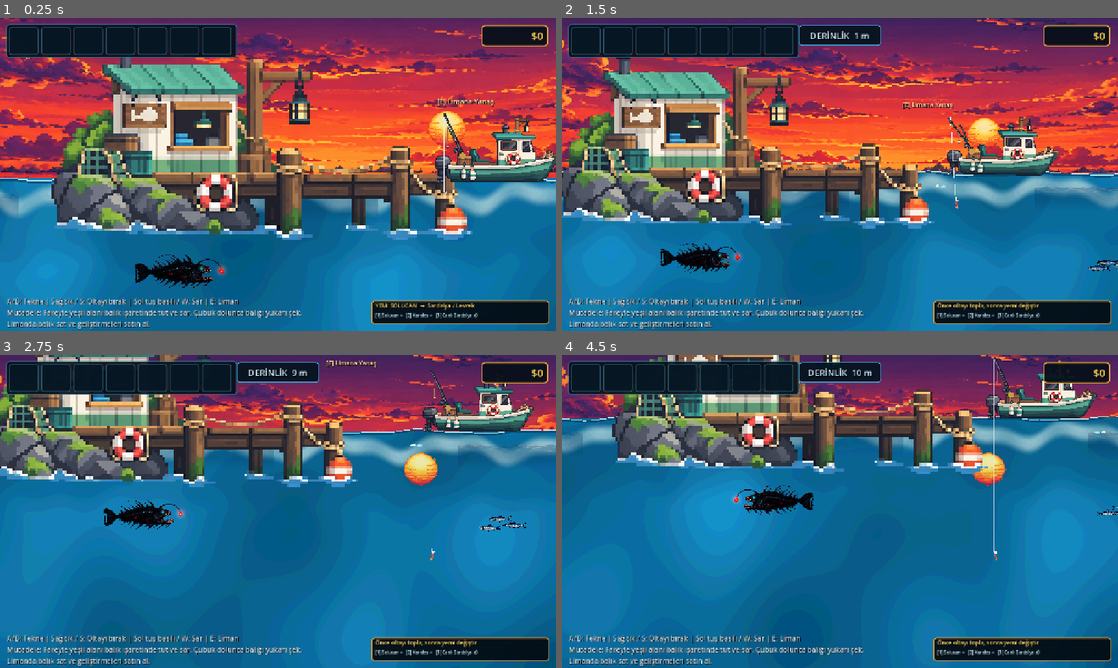
Above: before the commit, frames 1-4 (two rows, left to right).
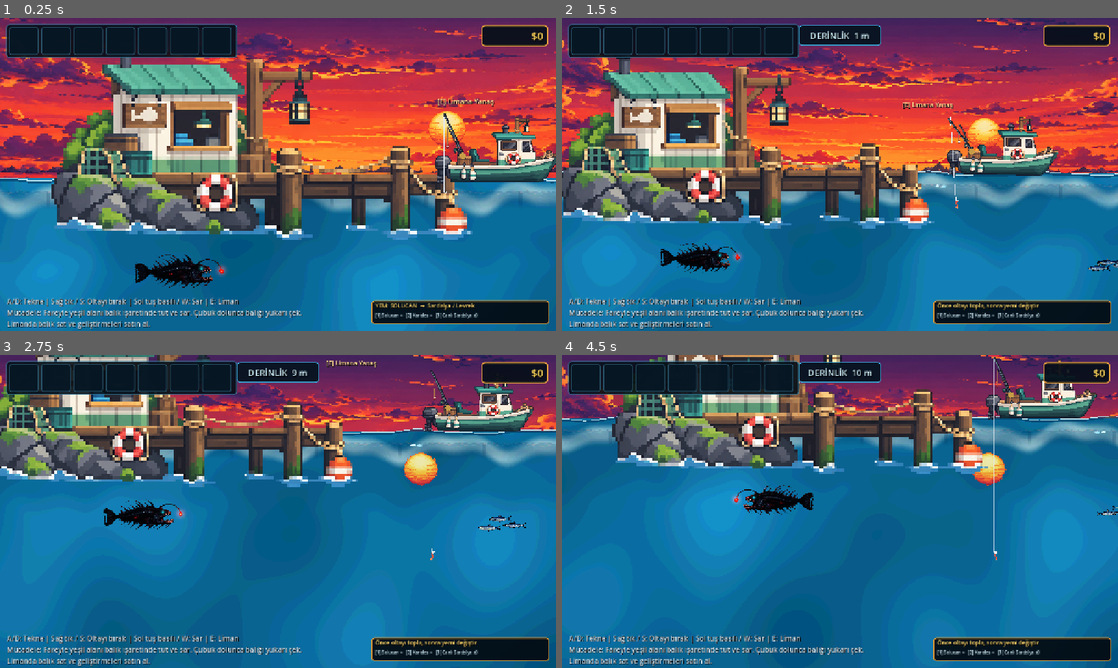
Above: after the commit, the same moments.

Repository: mirackayademir/TinyFisher
Game: Godot game, scene res://scenes/world.tscn
Two runs of this game, one before a commit and one after it. Both use one fixed random seed, a clock stepped at 60 frames per second and the inputs below.
Inputs (mouse positions are in pixels of both pictures, inside the frame that each line leads up to):
- Up to frame 1 (0.25 s): no input
- Up to frame 2 (1.5 s): tap Enter at 0.5 s; move the mouse to (962, 158) at 0.52 s; hold D (move_right) 0.53-1.28 s; tap E (dock) at 0.6 s; click (962, 158) at 0.67 s; move the mouse to (728, 190) at 1.27 s; hold S from 1.28 s (still down); tap 1 at 1.35 s
- Up to frame 3 (2.75 s): move the mouse to (333, 442) at 2.02 s; release S at 2.03 s; hold D (move_right) from 2.03 s (still down); tap 2 at 2.1 s
- Up to frame 4 (4.5 s): move the mouse to (812, 574) at 2.77 s; release D (move_right) at 2.78 s; hold W 2.78-3.53 s; tap 3 at 2.85 s; click (812, 574) at 2.92 s; move the mouse to (1006, 558) at 3.52 s; hold A (move_left) from 3.53 s (still down); tap E (dock) at 3.6 s; move the mouse to (673, 464) at 4.27 s; tap 1 at 4.35 s

The runs differ from the first frame. In frame 1, 0.5% of the frame differs, in the area x 0-100%, y 54-62%; in frame 2, 0.4%; in frame 3, 0.5%; in frame 4, 0.5%, in the area x 0-100%, y 23-30%.

Commit message:
Fix ocean surface texture tiling

Diff:
--- a/scenes/environment_layers.gd
+++ b/scenes/environment_layers.gd
@@ -10,14 +10,9 @@
 const WORLD_LEFT_X: float = -1000.0
 const WORLD_RIGHT_X: float = 11000.0
 
-# Sky assetinin en altindaki sert bant kirpilir; kalan ufuk bandi da
-# denizin arkasina sokularak su cizgisinin altinda gizlenir.
 const SKY_BOTTOM_CROP_PX: float = 14.0
 const SKY_WATER_OVERLAP_PX: float = 42.0
 
-# Siralama: eski shader gokyuzu en arkada, yeni sky onun ustunde,
-# Horizon sky'in ustunde fakat Water'in arkasinda kalir.
-# OceanSurface ise mevcut Water'in ustunde sadece ince, yari saydam bir yuzey dokusudur.
 const Z_LEGACY_SKY: int = -11
 const Z_SKY_BASE: int = -10
 const Z_SUN: int = -7
@@ -53,7 +48,7 @@
 func _ready() -> void:
 	process_mode = Node.PROCESS_MODE_ALWAYS
 	_rng.seed = DECOR_SEED
-	print("ENVIRONMENT LAYERS V9: GORSEL 4/36 OCEAN SURFACE EKLENDI")
+	print("ENVIRONMENT LAYERS V10: OCEAN SURFACE GORUNUR ALAN KIRPILDI")
 
 
 func _process(_delta: float) -> void:
@@ -90,7 +85,7 @@
 	_build_sun_only()
 	_build_horizon_only()
 	_build_ocean_surface_only()
-	print("ENVIRONMENT: SKY + SUN + HORIZON + OCEAN SURFACE aktif - 4/36")
+	print("ENVIRONMENT: 4/36 aktif")
 
 
 func _prepare_base_layer_order() -> void:
@@ -125,9 +120,7 @@
 	_register_layer("LandmarkDecorLayer", _ensure_node2d(underwater_layers, "LandmarkDecorLayer", Z_LANDMARK_DECOR))
 	_register_layer("ForegroundDecorLayer", _ensure_node2d(underwater_layers, "ForegroundDecorLayer", Z_FOREGROUND_DECOR))
 	_register_layer("ParticleLayer", _ensure_node2d(underwater_layers, "ParticleLayer", Z_PARTICLES))
-
-	var runtime_decor: Node2D = _ensure_node2d(_environment_root, "RuntimeDecor", 0)
-	_register_layer("RuntimeDecor", runtime_decor)
+	_register_layer("RuntimeDecor", _ensure_node2d(_environment_root, "RuntimeDecor", 0))
 
 
 # -----------------------------------------------------------------------------
@@ -149,39 +142,17 @@
 
 	var cropped_texture: AtlasTexture = AtlasTexture.new()
 	cropped_texture.atlas = source_texture
-	cropped_texture.region = Rect2(
-		0.0,
-		0.0,
-		source_size.x,
-		source_size.y - SKY_BOTTOM_CROP_PX
-	)
+	cropped_texture.region = Rect2(0.0, 0.0, source_size.x, source_size.y - SKY_BOTTOM_CROP_PX)
 
 	var texture_size: Vector2 = cropped_texture.get_size()
-	if texture_size.x <= 0.0 or texture_size.y <= 0.0:
-		return
-
 	var root: Node2D = Node2D.new()
 	root.name = "SkyBaseArt"
 	layer.add_child(root)
 
 	var target_height: float = 860.0
 	var scale_factor: float = target_height / texture_size.y
-	var center_y: float = WATER_SURFACE_Y + SKY_WATER_OVERLAP_PX - (target_height * 0.5)
-	var tile_width: float = maxf(texture_size.x * scale_factor, 1.0)
-	var x: float = WORLD_LEFT_X + tile_width * 0.5
-	var tile_index: int = 0
-
-	while x < WORLD_RIGHT_X + tile_width * 0.5:
-		var sprite: Sprite2D = Sprite2D.new()
-		sprite.name = "Tile_%02d" % tile_index
-		sprite.texture = cropped_texture
-		sprite.texture_filter = CanvasItem.TEXTURE_FILTER_NEAREST
-		sprite.position = Vector2(x, center_y)
-		sprite.scale = Vector2.ONE * scale_factor
-		root.add_child(sprite)
-
-		x += tile_width - 1.0
-		tile_index += 1
+	var center_y: float = WATER_SURFACE_Y + SKY_WATER_OVERLAP_PX - target_height * 0.5
+	_add_tiled_strip(root, cropped_texture, scale_factor, center_y, null, 1.0)
 
 
 # -----------------------------------------------------------------------------
@@ -201,9 +172,7 @@
 	if texture_size.x <= 0.0 or texture_size.y <= 0.0:
 		return
 
-	var max_size: Vector2 = Vector2(120.0, 120.0)
-	var fit_scale: float = minf(max_size.x / texture_size.x, max_size.y / texture_size.y)
-
+	var fit_scale: float = minf(120.0 / texture_size.x, 120.0 / texture_size.y)
 	var sprite: Sprite2D = Sprite2D.new()
 	sprite.name = "SunArt"
 	sprite.texture = texture
@@ -235,85 +204,106 @@
 	root.name = "HorizonLandArt"
 	layer.add_child(root)
 
-	# Uzak karanin tabani su cizgisinin 22 px altina iner.
-	# Horizon Water'in arkasinda oldugu icin alt kisim su tarafindan temizce ortulur.
 	var target_height: float = 72.0
 	var scale_factor: float = target_height / texture_size.y
+	var center_y: float = WATER_SURFACE_Y - target_height * 0.5 + 22.0
+	_add_tiled_strip(root, texture, scale_factor, center_y, null, 1.0, Color(0.78, 0.80, 0.92, 0.82))
+
+
+# -----------------------------------------------------------------------------
+# GORSEL 4 / 36 - OCEAN SURFACE BASE
+# -----------------------------------------------------------------------------
+
+func _build_ocean_surface_only() -> void:
+	var layer: Node2D = get_layer("OceanSurfaceLayer")
+	if layer == null or layer.get_node_or_null("OceanSurfaceArt") != null:
+		return
+
+	var source_texture: Texture2D = _load_texture(OCEAN_SURFACE_TEXTURE_PATH)
+	if source_texture == null:
+		return
+
+	# PNG 2048x256 bir tuval fakat asil dalga dokusu bunun sadece bir bolumunu kullaniyor.
+	# Eski kod tum tuvali olceklendirdigi icin ekranda tek bir dikdortgen yama gorunuyordu.
+	# Burada PNG'nin gercek, alfa iceren bolgesini otomatik bulup yalniz onu tekrarliyoruz.
+	var source_image: Image = source_texture.get_image()
+	if source_image == null or source_image.is_empty():
+		return
+
+	var used_rect: Rect2i = source_image.get_used_rect()
+	if used_rect.size.x <= 0 or used_rect.size.y <= 0:
+		return
+
+	var cropped_texture: AtlasTexture = AtlasTexture.new()
+	cropped_texture.atlas = source_texture
+	cropped_texture.region = Rect2(
+		Vector2(used_rect.position),
+		Vector2(used_rect.size)
+	)
+
+	var visible_size: Vector2 = cropped_texture.get_size()
+	if visible_size.x <= 0.0 or visible_size.y <= 0.0:
+		return
+
+	var root: Node2D = Node2D.new()
+	root.name = "OceanSurfaceArt"
+	layer.add_child(root)
+
+	var fade_shader: Shader = Shader.new()
+	fade_shader.code = (
+		"shader_type canvas_item;\n"
+		+ "uniform float opacity = 0.22;\n"
+		+ "void fragment() {\n"
+		+ "    vec4 tex = texture(TEXTURE, UV);\n"
+		+ "    float top_soft = smoothstep(0.0, 0.10, UV.y);\n"
+		+ "    float bottom_soft = 1.0 - smoothstep(0.60, 1.0, UV.y);\n"
+		+ "    COLOR = vec4(tex.rgb, tex.a * top_soft * bottom_soft * opacity);\n"
+		+ "}\n"
+	)
+
+	var fade_material: ShaderMaterial = ShaderMaterial.new()
+	fade_material.shader = fade_shader
+
+	# Doku dalga cizgisinin hemen altinda ince bir bant olarak butun dunyaya yayilir.
+	var target_height: float = 76.0
+	var scale_factor: float = target_height / visible_size.y
+	var center_y: float = WATER_SURFACE_Y + 9.0 + target_height * 0.5
+
+	# Hafif bindirme, tile sinirlarinda bosluk olusmasini engeller.
+	_add_tiled_strip(root, cropped_texture, scale_factor, center_y, fade_material, 10.0)
+
+
+func _add_tiled_strip(
+	root: Node2D,
+	texture: Texture2D,
+	scale_factor: float,
+	center_y: float,
+	material: Material = null,
+	overlap_px: float = 1.0,
+	tint: Color = Color.WHITE
+) -> void:
+	var texture_size: Vector2 = texture.get_size()
+	if texture_size.x <= 0.0 or texture_size.y <= 0.0:
+		return
+
 	var tile_width: float = maxf(texture_size.x * scale_factor, 1.0)
-	var center_y: float = WATER_SURFACE_Y - (target_height * 0.5) + 22.0
+	var step_width: float = maxf(tile_width - overlap_px, 1.0)
 	var x: float = WORLD_LEFT_X + tile_width * 0.5
 	var tile_index: int = 0
 
-	while x < WORLD_RIGHT_X + tile_width * 0.5:
+	while x < WORLD_RIGHT_X + tile_width:
 		var sprite: Sprite2D = Sprite2D.new()
 		sprite.name = "Tile_%02d" % tile_index
 		sprite.texture = texture
 		sprite.texture_filter = CanvasItem.TEXTURE_FILTER_NEAREST
 		sprite.position = Vector2(x, center_y)
 		sprite.scale = Vector2.ONE * scale_factor
-		sprite.modulate = Color(0.78, 0.80, 0.92, 0.82)
+		sprite.modulate = tint
+		if material != null:
+			sprite.material = material
 		root.add_child(sprite)
 
-		x += tile_width - 1.0
-		tile_index += 1
-
-
-# -----------------------------------------------------------------------------
-# GORSEL 4 / 36 - OCEAN SURFACE BASE
-# -----------------------------------------------------------------------------
-
-func _build_ocean_surface_only() -> void:
-	var layer: Node2D = get_layer("OceanSurfaceLayer")
-	if layer == null or layer.get_node_or_null("OceanSurfaceArt") != null:
-		return
-
-	var texture: Texture2D = _load_texture(OCEAN_SURFACE_TEXTURE_PATH)
-	if texture == null:
-		return
-
-	var texture_size: Vector2 = texture.get_size()
-	if texture_size.x <= 0.0 or texture_size.y <= 0.0:
-		return
-
-	var root: Node2D = Node2D.new()
-	root.name = "OceanSurfaceArt"
-	layer.add_child(root)
-
-	# Bu asset yeni bir deniz tabani gibi kullanilmaz.
-	# Mevcut ocean shader korunur; gorsel sadece yuzeyin ilk 118 px'ine hafif doku verir.
-	# Alt kenar shader ile sifira fade olur, boylece suyun ortasinda duz bir ek yeri olusmaz.
-	var fade_shader: Shader = Shader.new()
-	fade_shader.code = (
-		"shader_type canvas_item;\n"
-		+ "uniform float opacity = 0.30;\n"
-		+ "void fragment() {\n"
-		+ "    vec4 tex = texture(TEXTURE, UV);\n"
-		+ "    float bottom_fade = 1.0 - smoothstep(0.46, 1.0, UV.y);\n"
-		+ "    COLOR = vec4(tex.rgb, tex.a * bottom_fade * opacity);\n"
-		+ "}\n"
-	)
-
-	var fade_material: ShaderMaterial = ShaderMaterial.new()
-	fade_material.shader = fade_shader
-
-	var target_height: float = 118.0
-	var scale_factor: float = target_height / texture_size.y
-	var tile_width: float = maxf(texture_size.x * scale_factor, 1.0)
-	var center_y: float = WATER_SURFACE_Y + (target_height * 0.5) + 2.0
-	var x: float = WORLD_LEFT_X + tile_width * 0.5
-	var tile_index: int = 0
-
-	while x < WORLD_RIGHT_X + tile_width * 0.5:
-		var sprite: Sprite2D = Sprite2D.new()
-		sprite.name = "Tile_%02d" % tile_index
-		sprite.texture = texture
-		sprite.texture_filter = CanvasItem.TEXTURE_FILTER_NEAREST
-		sprite.material = fade_material
-		sprite.position = Vector2(x, center_y)
-		sprite.scale = Vector2.ONE * scale_factor
-		root.add_child(sprite)
-
-		x += tile_width - 1.0
+		x += step_width
 		tile_index += 1
 
 
